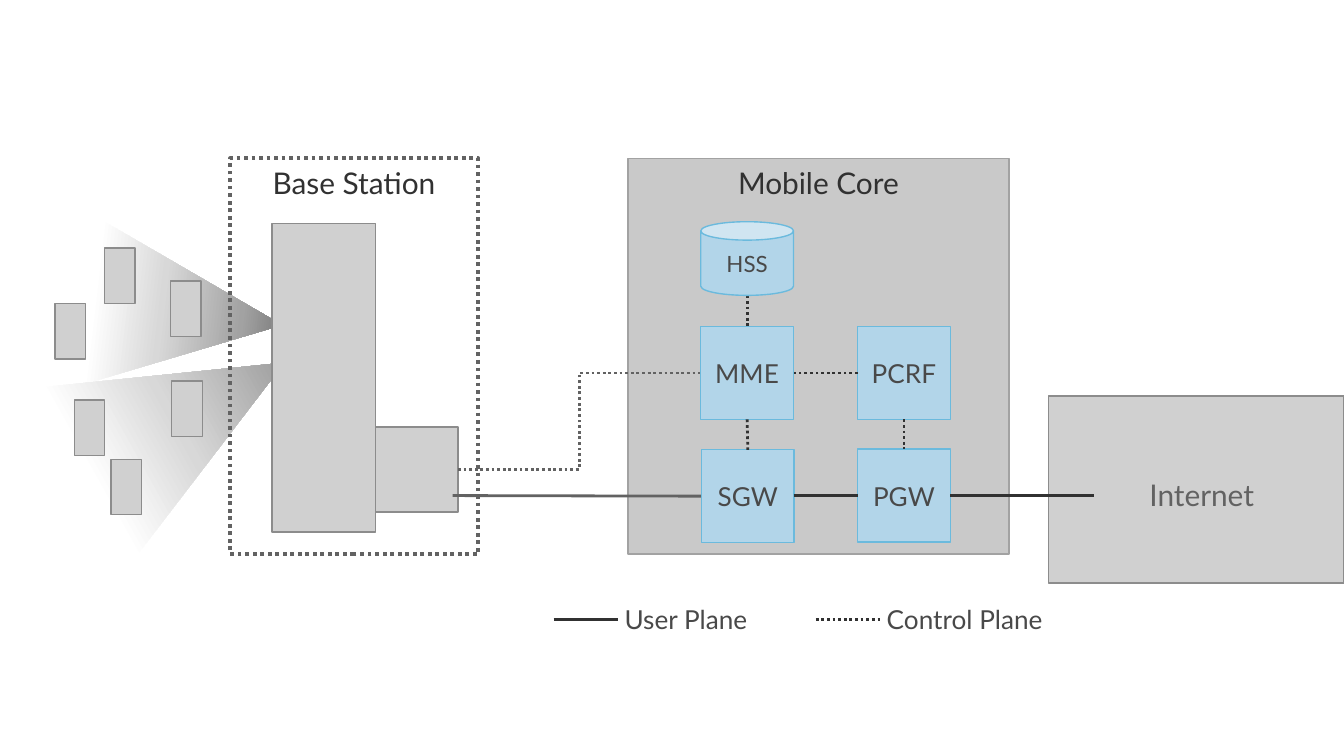
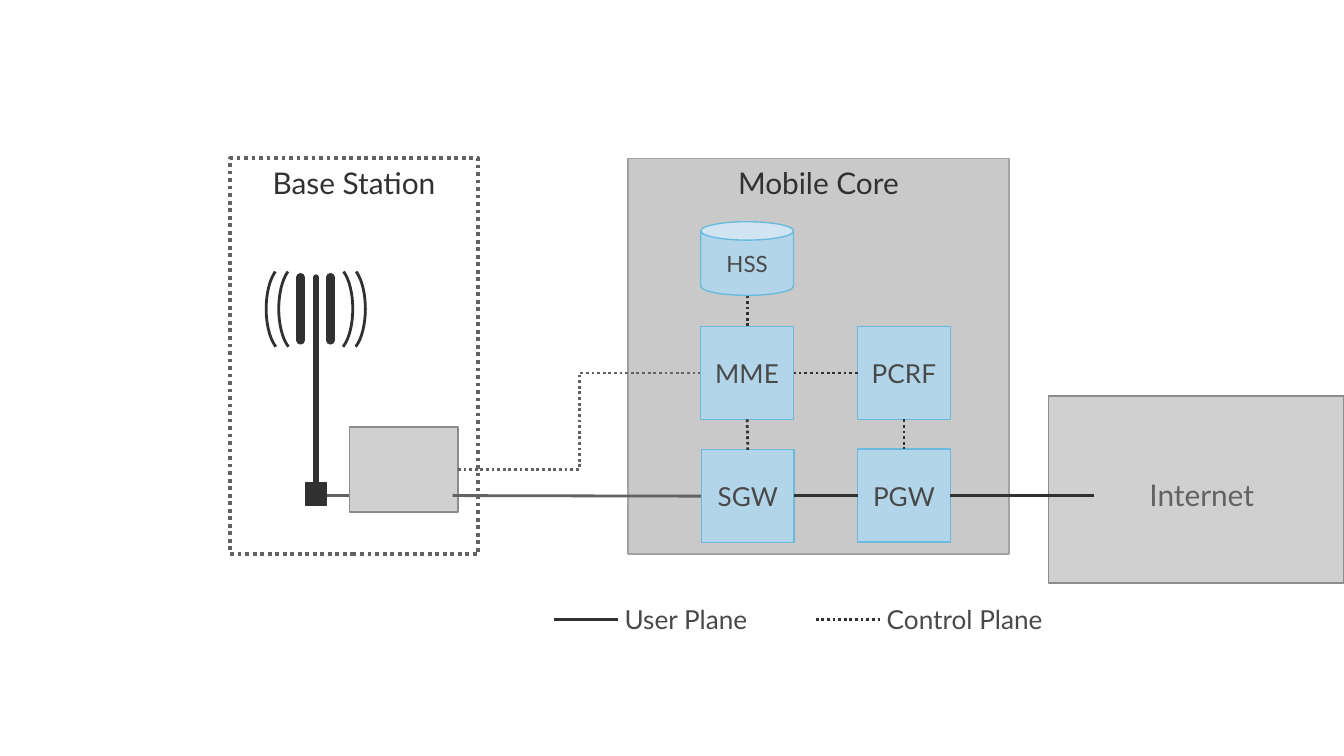
Before and after one commit to SystemsApproach/private5g, a slide deck: slide 21 of figures.pptx. Drawn at 1344x756 pixels with LibreOffice and Linux fonts; fonts in the diff are those of the drawing; grey boxes stand for pictures. Boxes give left, top, right and bottom in pixels: in the first picture for what was removed or moved away, otherwise in the second. Text is boxed around its words. In the diff, an @@ line names an element or a change of style, - is before the commit and + after.

```diff
--- a/figures.pptx
+++ b/figures.pptx
@@ triangle removed at (x1=41, y1=199, x2=294, y2=425) @@
@@ picture removed at (x1=271, y1=223, x2=375, y2=532) @@
@@ picture removed at (x1=105, y1=249, x2=136, y2=304) @@
@@ group added at (x1=266, y1=266, x2=366, y2=505): 4 arc (boxed as its full ellipse)s, 3 lines, 1 rectangle @@
@@ triangle removed at (x1=34, y1=276, x2=333, y2=563) @@
@@ picture removed at (x1=171, y1=281, x2=202, y2=336) @@
@@ picture removed at (x1=55, y1=304, x2=86, y2=359) @@
@@ picture removed at (x1=172, y1=382, x2=203, y2=437) @@
@@ picture removed at (x1=74, y1=401, x2=105, y2=456) @@
@@ picture removed at (x1=112, y1=460, x2=142, y2=515) @@
@@ line added from (355, 496) to (324, 496), #626262 2 pt @@
```
Also in this commit, not shown: 12 other slides changed, 1 slide added, 1 other file.
